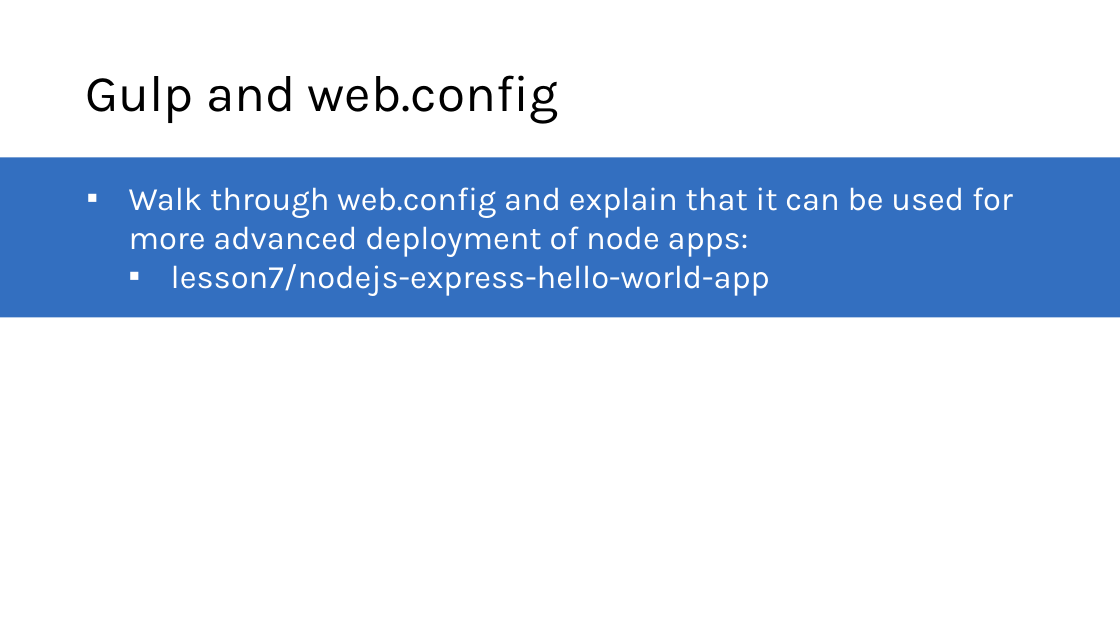
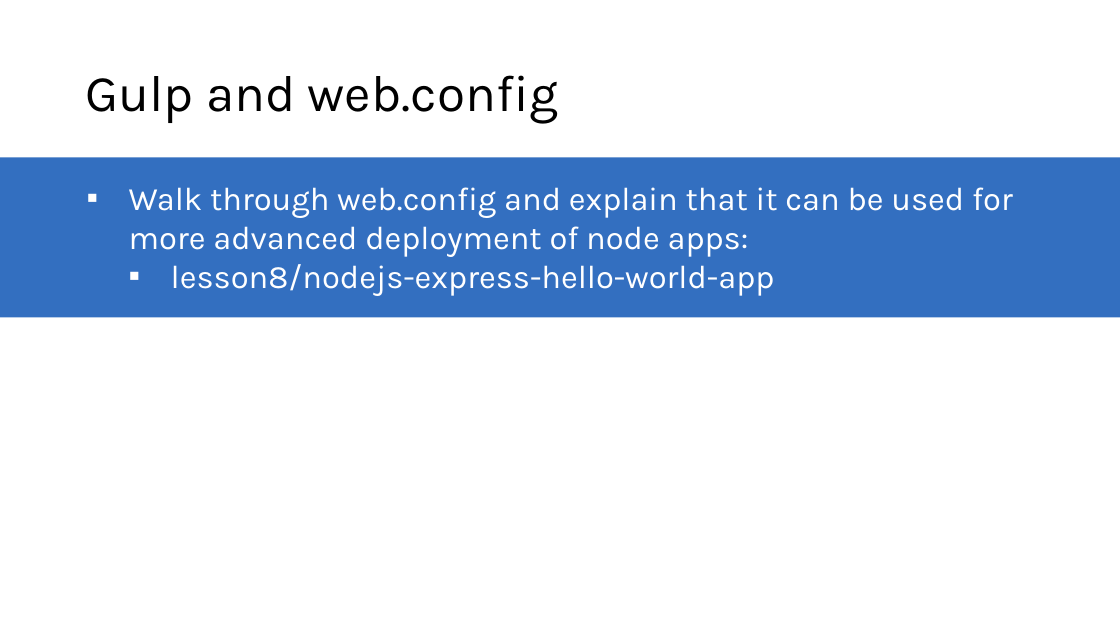
Before and after one commit to microsoft/AcademicContent, a slide deck: slide 24 of Complimentary Course Content/Module2/Lessons/Module2_Lesson8 Deploying Node.js Web Applications to Azure.pptx. Drawn at 1120x630 pixels with LibreOffice and Linux fonts; fonts in the diff are those of the drawing. Boxes give left, top, right and bottom in pixels: in the first picture for what was removed or moved away, otherwise in the second. Text is boxed around its words. In the diff, an @@ line names an element or a change of style, - is before the commit and + after.

Commit message:
updating labs 7 and 8 with Susans edits, moving lesson5 code into the right directory to avoid breaking existing links, modifying lesson ppts to reflect correct lesson number

```diff
--- a/Complimentary Course Content/Module2/Lessons/Module2_Lesson8 Deploying Node.js Web Applications to Azure.pptx
+++ b/Complimentary Course Content/Module2/Lessons/Module2_Lesson8 Deploying Node.js Web Applications to Azure.pptx
@@ text at <box>171,264,775,296</box>: text changed @@
-  ▪ lesson7/nodejs-express-hello-world-app
+  ▪ lesson8/nodejs-express-hello-world-app
```
Also in this commit, not shown: 2 other slides changed, 9 other files.
